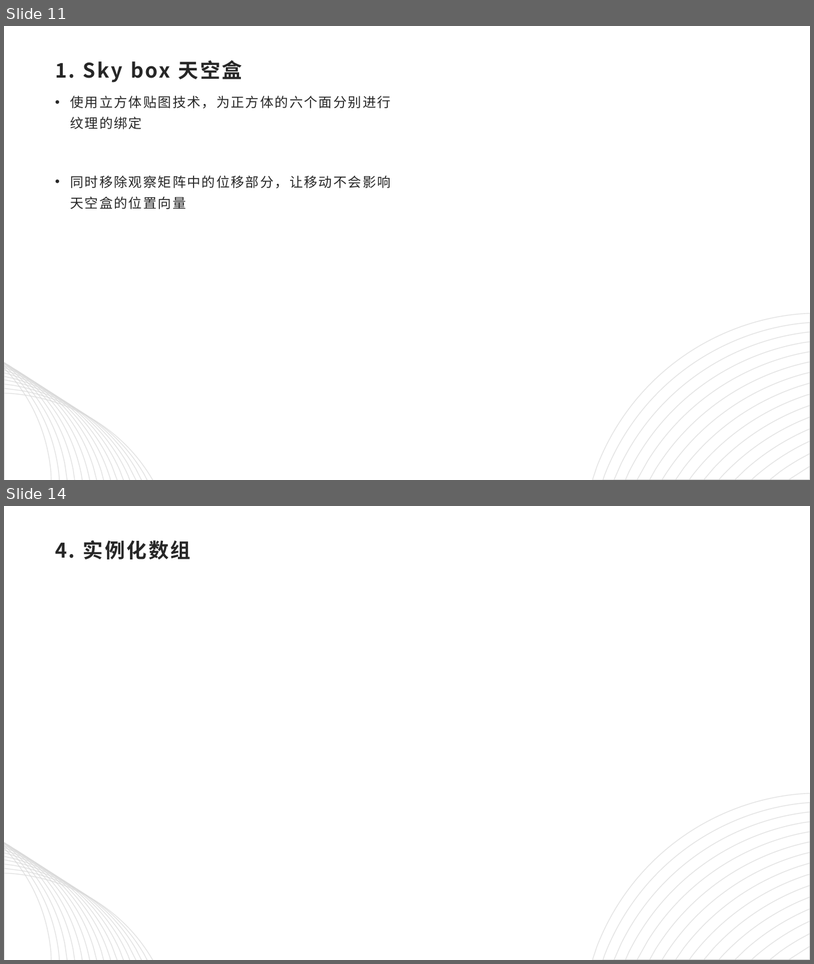
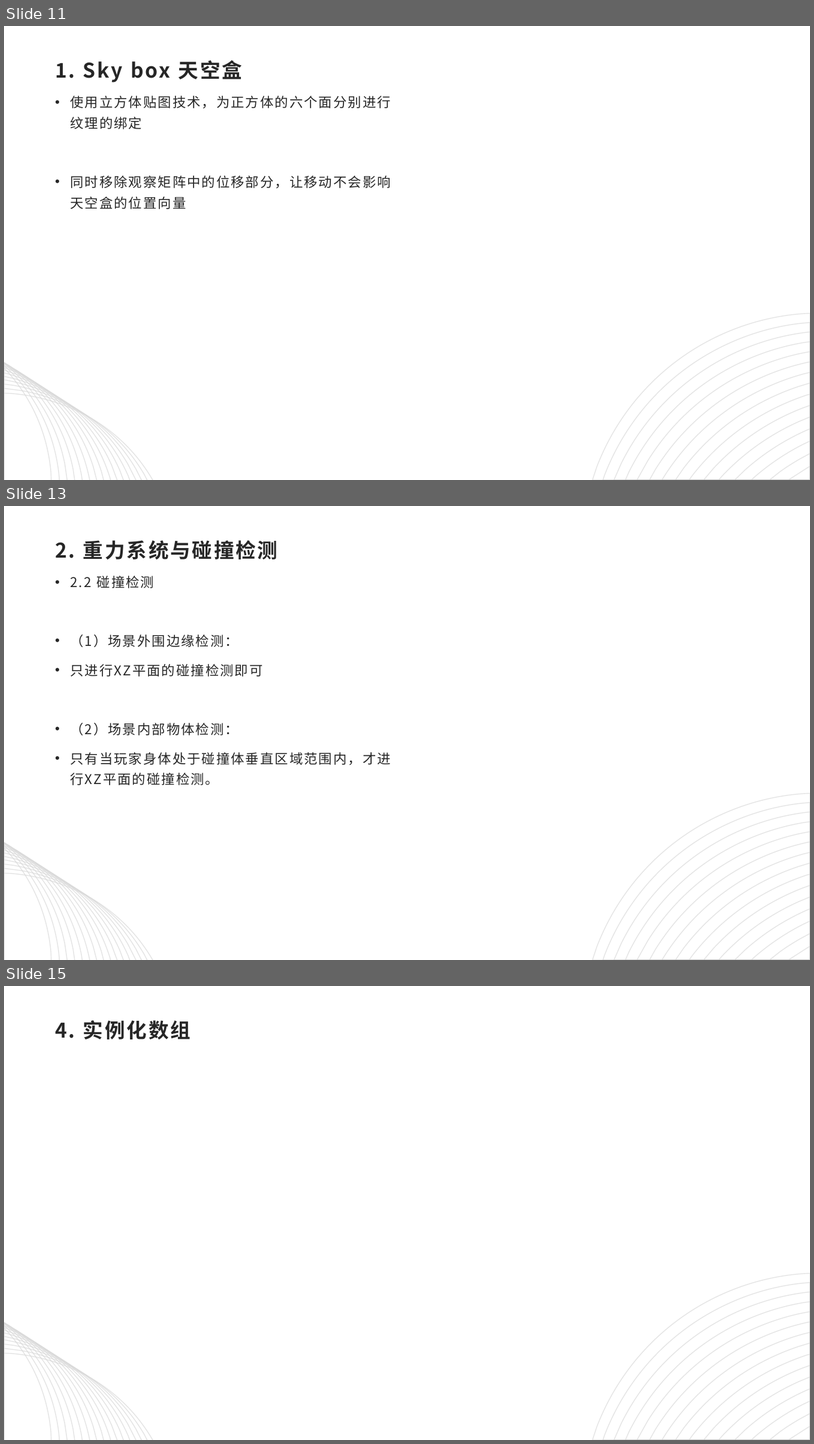
Before and after one commit to computer-graphic-2019/Group19, a slide deck: CG_final.pptx. Shown one above the other, each under a label of ours: slides 11 and 14 before the commit, slides 11, 13 and 15 after it; the slides between them are not shown. The pictures are 814x964 and 814x1444 pixels, drawn with LibreOffice and Linux fonts; fonts in the diff are those of the drawing. Boxes give left, top, right and bottom in pixels: in the first picture for what was removed or moved away, otherwise in the second. Text is boxed around its words. In the diff, an @@ line names an element or a change of style, - is before the commit and + after.

```diff
--- a/CG_final.pptx
+++ b/CG_final.pptx
@@ slide 13 added at (x1=4, y1=506, x2=810, y2=960), background #FFFFFF; not listed: 31 template elements that a slide beside it also shows @@
@@ title added at (x1=55, y1=540, x2=278, y2=559), 24 pt, text #262626, bold @@
+2. 重力系统与碰撞检测
@@ text added at (x1=70, y1=576, x2=391, y2=785), 16 pt, text #262626 @@
+• 2.2 碰撞检测
+• （1）场景外围边缘检测：
+• 只进行XZ平面的碰撞检测即可
+• （2）场景内部物体检测：
+• 只有当玩家身体处于碰撞体垂直区域范围内，才进行XZ平面的碰撞检测。
@@ what was slide 14 is now slide 15 @@
```
Also in this commit, not shown: 3 slides changed, 1 other slide added.
